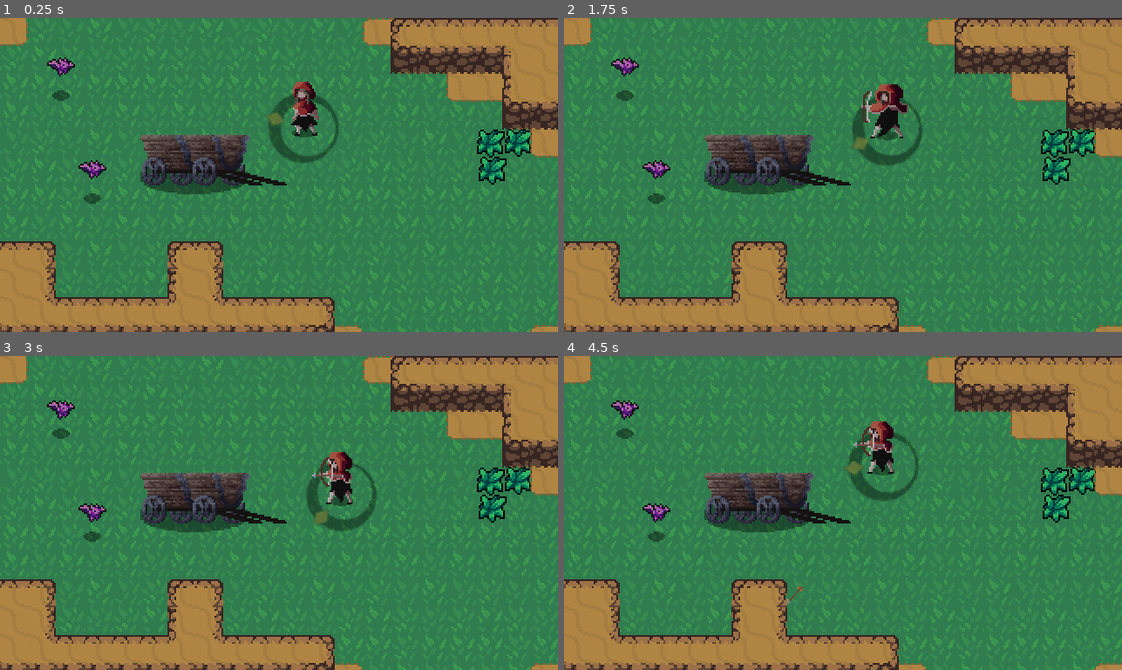
Above: before the commit, frames 1-4 (two rows, left to right).
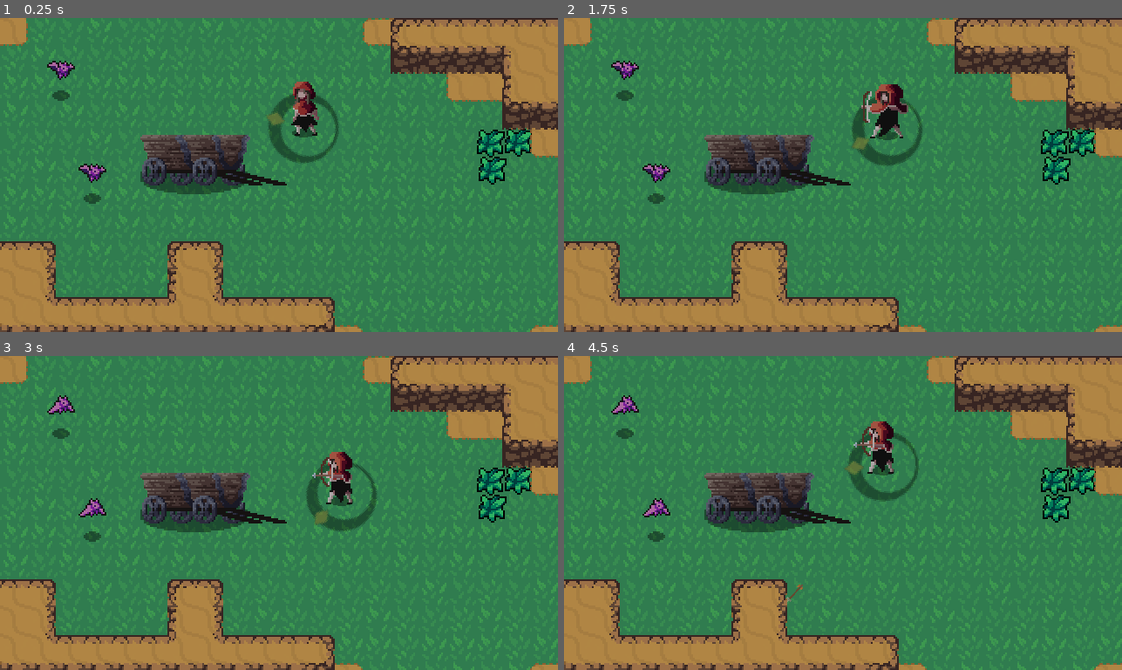
Above: after the commit, the same moments.

Repository: 2BytesGoat/godot-games
Game: Godot game, scene res://World/World.tscn
The game is run twice, just before and just after one commit, with the same random seed, the same clock (stepped at 60 frames per second) and the same inputs.
Inputs (mouse positions are in pixels of both pictures, inside the frame that each line leads up to):
- Up to frame 1 (0.25 s): no input
- Up to frame 2 (1.75 s): move the mouse to (965, 159) at 0.52 s; hold Right (ui_right) 0.53-1.28 s; click (965, 159) at 0.6 s; move the mouse to (731, 190) at 1.27 s; hold Down (ui_down) from 1.28 s (still down); right-click (731, 190) at 1.35 s
- Up to frame 3 (3 s): move the mouse to (334, 443) at 2.02 s; release Down (ui_down) at 2.03 s; hold Right (ui_right) 2.03-2.78 s; click (334, 443) at 2.1 s; move the mouse to (251, 575) at 2.77 s; hold Up (ui_up) from 2.78 s (still down); right-click (251, 575) at 2.85 s
- Up to frame 4 (4.5 s): move the mouse to (1010, 560) at 3.52 s; release Up (ui_up) at 3.53 s; hold Left (ui_left) from 3.53 s (still down); click (1010, 560) at 3.6 s; move the mouse to (675, 465) at 4.27 s; right-click (675, 465) at 4.35 s

The runs differ from the first frame. In frame 1, 0.4% of the frame differs, in the area x 8-20%, y 12-53%; in frame 2, 0.4%; in frame 3, 0.4%; in frame 4, 0.5%, in the area x 8-43%, y 12-79%.

Commit message:
Add enemy death effect

Diff:
--- /dev/null
+++ b/hearthbeast_with_a_twist/Effects/Effect.gd
@@ -0,0 +1,9 @@
+extends AnimatedSprite
+
+# Called when the node enters the scene tree for the first time.
+func _ready():
+	self.connect("animation_finished", self, "_on_animation_finished")
+	play("Animate")
+
+func _on_animation_finished():
+	queue_free()
--- /dev/null
+++ b/hearthbeast_with_a_twist/Effects/EnemyDeathEffect.tscn
@@ -0,0 +1,58 @@
+[gd_scene load_steps=14 format=2]
+
+[ext_resource path="res://Effects/Effect.gd" type="Script" id=1]
+[ext_resource path="res://Effects/EnemyDeathEffect.png" type="Texture" id=2]
+
+[sub_resource type="AtlasTexture" id=1]
+atlas = ExtResource( 2 )
+region = Rect2( 0, 0, 32, 32 )
+
+[sub_resource type="AtlasTexture" id=2]
+atlas = ExtResource( 2 )
+region = Rect2( 32, 0, 32, 32 )
+
+[sub_resource type="AtlasTexture" id=3]
+atlas = ExtResource( 2 )
+region = Rect2( 64, 0, 32, 32 )
+
+[sub_resource type="AtlasTexture" id=4]
+atlas = ExtResource( 2 )
+region = Rect2( 96, 0, 32, 32 )
+
+[sub_resource type="AtlasTexture" id=5]
+atlas = ExtResource( 2 )
+region = Rect2( 128, 0, 32, 32 )
+
+[sub_resource type="AtlasTexture" id=6]
+atlas = ExtResource( 2 )
+region = Rect2( 160, 0, 32, 32 )
+
+[sub_resource type="AtlasTexture" id=7]
+atlas = ExtResource( 2 )
+region = Rect2( 192, 0, 32, 32 )
+
+[sub_resource type="AtlasTexture" id=8]
+atlas = ExtResource( 2 )
+region = Rect2( 224, 0, 32, 32 )
+
+[sub_resource type="AtlasTexture" id=9]
+atlas = ExtResource( 2 )
+region = Rect2( 256, 0, 32, 32 )
+
+[sub_resource type="AtlasTexture" id=10]
+atlas = ExtResource( 2 )
+region = Rect2( 288, 0, 32, 32 )
+
+[sub_resource type="SpriteFrames" id=11]
+animations = [ {
+"frames": [ SubResource( 1 ), SubResource( 2 ), SubResource( 3 ), SubResource( 4 ), SubResource( 5 ), SubResource( 6 ), SubResource( 7 ), SubResource( 8 ), SubResource( 9 ), SubResource( 10 ) ],
+"loop": true,
+"name": "Animate",
+"speed": 15.0
+} ]
+
+[node name="EnemyDeathEffect" type="AnimatedSprite"]
+frames = SubResource( 11 )
+animation = "Animate"
+offset = Vector2( 0, -8 )
+script = ExtResource( 1 )
--- a/hearthbeast_with_a_twist/World/GrassEffect.tscn
+++ b/hearthbeast_with_a_twist/Effects/GrassEffect.tscn
@@ -1,41 +1,39 @@
 [gd_scene load_steps=9 format=2]
 
-[ext_resource path="res://World/GrassEffect.gd" type="Script" id=1]
-[ext_resource path="res://Effects/GrassEffect.png" type="Texture" id=2]
+[ext_resource path="res://Effects/GrassEffect.png" type="Texture" id=1]
+[ext_resource path="res://Effects/Effect.gd" type="Script" id=2]
 
 [sub_resource type="AtlasTexture" id=1]
-atlas = ExtResource( 2 )
+atlas = ExtResource( 1 )
 region = Rect2( 0, 0, 32, 32 )
 
 [sub_resource type="AtlasTexture" id=2]
-atlas = ExtResource( 2 )
+atlas = ExtResource( 1 )
 region = Rect2( 32, 0, 32, 32 )
 
 [sub_resource type="AtlasTexture" id=3]
-atlas = ExtResource( 2 )
+atlas = ExtResource( 1 )
 region = Rect2( 64, 0, 32, 32 )
 
 [sub_resource type="AtlasTexture" id=4]
-atlas = ExtResource( 2 )
+atlas = ExtResource( 1 )
 region = Rect2( 96, 0, 32, 32 )
 
 [sub_resource type="AtlasTexture" id=5]
-atlas = ExtResource( 2 )
+atlas = ExtResource( 1 )
 region = Rect2( 128, 0, 32, 32 )
 
 [sub_resource type="SpriteFrames" id=6]
 animations = [ {
 "frames": [ SubResource( 1 ), SubResource( 2 ), SubResource( 3 ), SubResource( 4 ), SubResource( 5 ) ],
-"loop": false,
+"loop": true,
 "name": "Animate",
-"speed": 10.0
+"speed": 12.0
 } ]
 
-[node name="GrassEffect" type="Node2D"]
-script = ExtResource( 1 )
-
-[node name="AnimatedSprite" type="AnimatedSprite" parent="."]
-position = Vector2( 8, 8 )
+[node name="GrassEffect" type="AnimatedSprite"]
 frames = SubResource( 6 )
 animation = "Animate"
-[connection signal="animation_finished" from="AnimatedSprite" to="." method="_on_AnimatedSprite_animation_finished"]
+centered = false
+offset = Vector2( -8, -8 )
+script = ExtResource( 2 )
--- a/hearthbeast_with_a_twist/Enemies/Bat.gd
+++ b/hearthbeast_with_a_twist/Enemies/Bat.gd
@@ -1,6 +1,7 @@
 extends KinematicBody2D
 
 const FRICTION = 200
+const EnemyDeathEffect = preload("res://Effects/EnemyDeathEffect.tscn")
 
 var knockback = Vector2.ZERO
 onready var stats = $Stats
@@ -15,3 +16,6 @@
 
 func _on_Stats_no_health():
 	queue_free()
+	var enemyDeathEffect = EnemyDeathEffect.instance()
+	get_parent().add_child(enemyDeathEffect)
+	enemyDeathEffect.global_position = global_position
--- a/hearthbeast_with_a_twist/Enemies/Bat.tscn
+++ b/hearthbeast_with_a_twist/Enemies/Bat.tscn
@@ -52,6 +52,7 @@
 position = Vector2( 0, -12 )
 frames = SubResource( 6 )
 animation = "fly"
+frame = 1
 playing = true
 
 [node name="BatShadow" type="Sprite" parent="."]
--- a/hearthbeast_with_a_twist/Player/Player.tscn
+++ b/hearthbeast_with_a_twist/Player/Player.tscn
@@ -246,7 +246,7 @@
 hframes = 12
 
 [node name="ArrowSpawnPosition" type="Position2D" parent="PlayerSpriteNode/SpritePlayer"]
-position = Vector2( 0, 14 )
+position = Vector2( 0, 13 )
 
 [node name="HitBoxPivot" type="Position2D" parent="PlayerSpriteNode/SpritePlayer"]
 position = Vector2( 15.375, 15.875 )
--- a/hearthbeast_with_a_twist/World/Grass.gd
+++ b/hearthbeast_with_a_twist/World/Grass.gd
@@ -1,10 +1,10 @@
 extends Node2D
 
+const GrassEffect = preload("res://Effects/GrassEffect.tscn")
+
 func create_grass():
-	var GrassEffect = load("res://World/GrassEffect.tscn")
 	var grass_effect = GrassEffect.instance()
-	var world = get_tree().current_scene
-	world.add_child(grass_effect)
+	get_parent().add_child(grass_effect)
 	grass_effect.global_position = global_position
 
 func _on_HurtBox_area_entered(area):
--- a/hearthbeast_with_a_twist/World/GrassEffect.gd
+++ /dev/null
@@ -1,10 +0,0 @@
-extends Node2D
-
-onready var animatedSprite = $AnimatedSprite
-
-# Called when the node enters the scene tree for the first time.
-func _ready():
-	animatedSprite.play("Animate")
-
-func _on_AnimatedSprite_animation_finished():
-	queue_free()
Binary file added: hearthbeast_with_a_twist/Effects/EnemyDeathEffect.png
